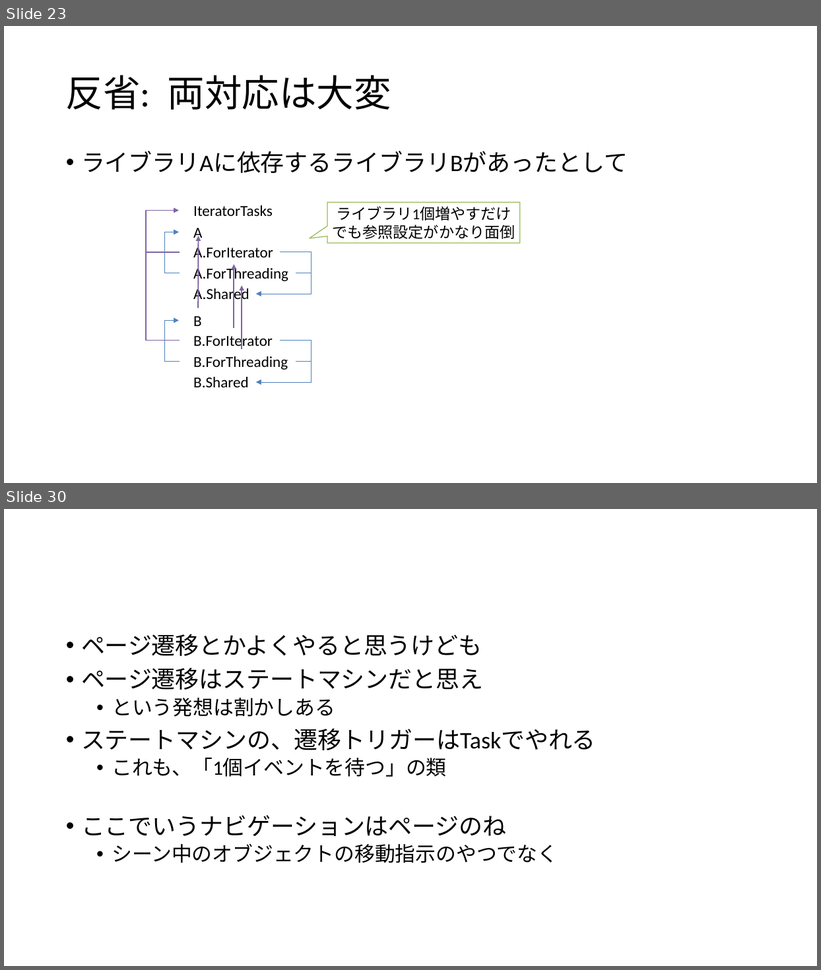
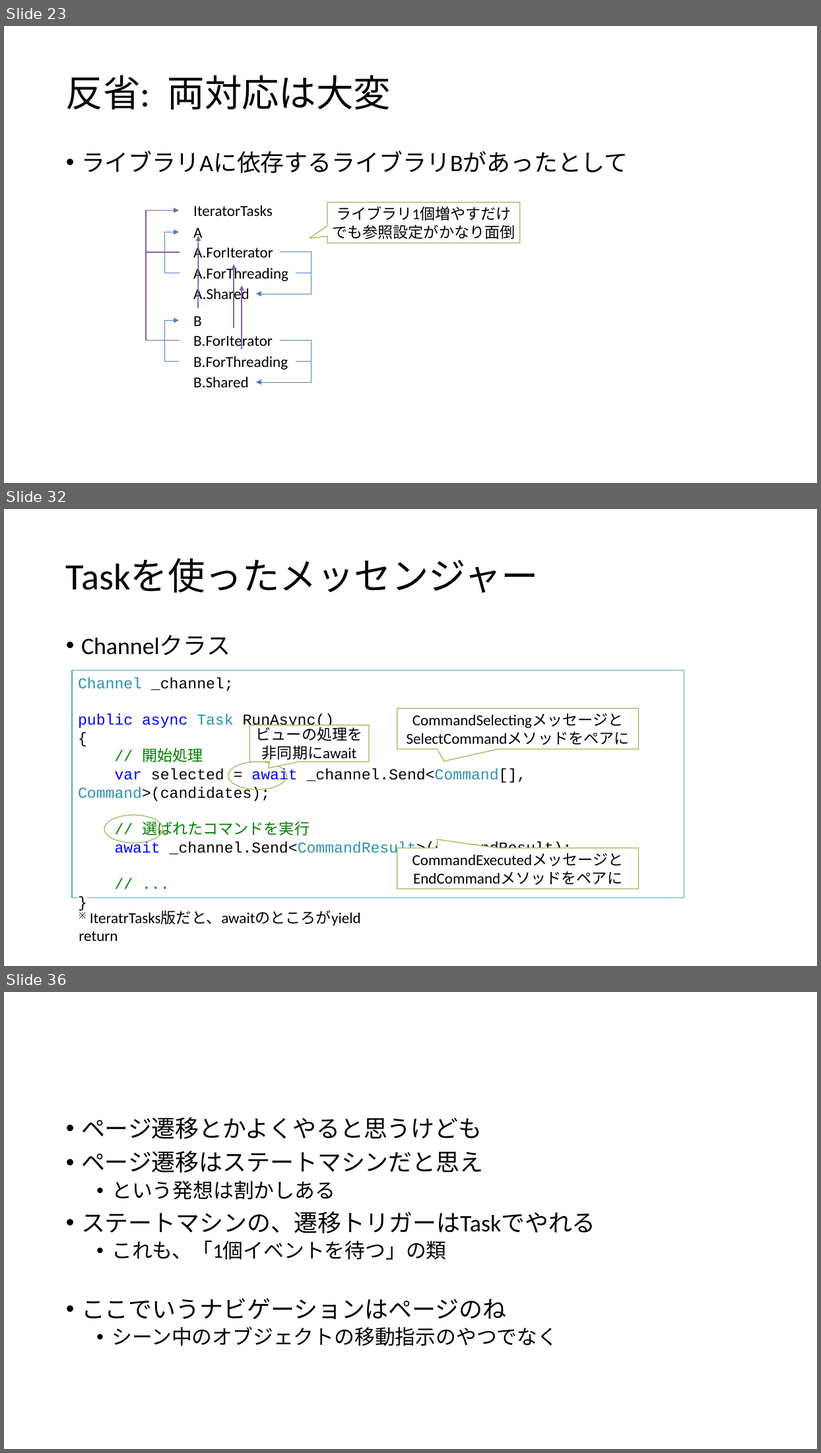
Before and after one commit to ppcuni/UnityCsharp20150321, a slide deck: doc/自社フレームワーク.pptx. Shown one above the other, each under a label of ours: slides 23 and 30 before the commit, slides 23, 32 and 36 after it; the slides between them are not shown. The pictures are 821x970 and 821x1453 pixels, drawn with LibreOffice and Linux fonts; fonts in the diff are those of the drawing; background and template pictures are left out. Boxes give left, top, right and bottom in pixels: in the first picture for what was removed or moved away, otherwise in the second. Text is boxed around its words. In the diff, an @@ line names an element or a change of style, - is before the commit and + after.

Commit message:
TaskInteraction の説明完成

```diff
--- a/doc/自社フレームワーク.pptx
+++ b/doc/自社フレームワーク.pptx
@@ slide 32 added at (x1=4, y1=509, x2=817, y2=966), background #FFFFFF @@
@@ title added at (x1=66, y1=558, x2=539, y2=593), 44 pt, text #000000 @@
+Taskを使ったメッセンジャー
@@ text added at (x1=81, y1=635, x2=230, y2=656), 28 pt, text #000000 @@
+• Channelクラス
@@ rectangle added at (x1=72, y1=671, x2=684, y2=899), fill #FFFFFF, outline #4BACC6 1 pt, 18 pt, text #000000 @@
+Channel _channel;
+public async Task RunAsync()
+{
+// 開始処理
+var selected = await _channel.Send<Command[], Command>(candidates);
+// 選ばれたコマンドを実行
+await _channel.Send<CommandResult>(commandResult);
+// ...
+}
@@ speech box added at (x1=250, y1=725, x2=370, y2=762), fill #FFFFFF, outline #9BBB59 1 pt, 18 pt, text #000000 @@
+ビューの処理を
+非同期にawait
@@ speech box added at (x1=397, y1=708, x2=639, y2=749), fill #FFFFFF, outline #9BBB59 1 pt, 18 pt, text #000000 @@
+CommandSelectingメッセージと
+SelectCommandメソッドをペアに
@@ ellipse added at (x1=228, y1=762, x2=287, y2=790), outline #9BBB59 1 pt @@
@@ ellipse added at (x1=104, y1=815, x2=163, y2=843), outline #9BBB59 1 pt @@
@@ speech box added at (x1=397, y1=848, x2=639, y2=889), fill #FFFFFF, outline #9BBB59 1 pt, 18 pt, text #000000 @@
+CommandExecutedメッセージと
+EndCommandメソッドをペアに
@@ text added at (x1=79, y1=910, x2=361, y2=941), 18 pt, text #000000 @@
+※ IteratrTasks版だと、awaitのところがyield return
@@ what was slide 30 is now slide 36 @@
```
Also in this commit, not shown: 2 slides changed, 10 other slides added, 5 slides removed.
